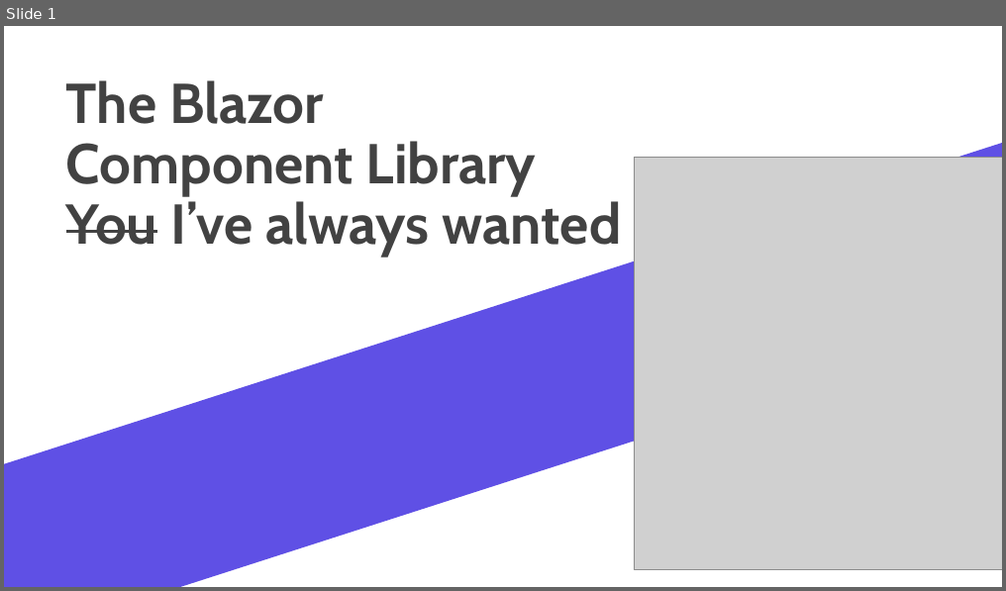
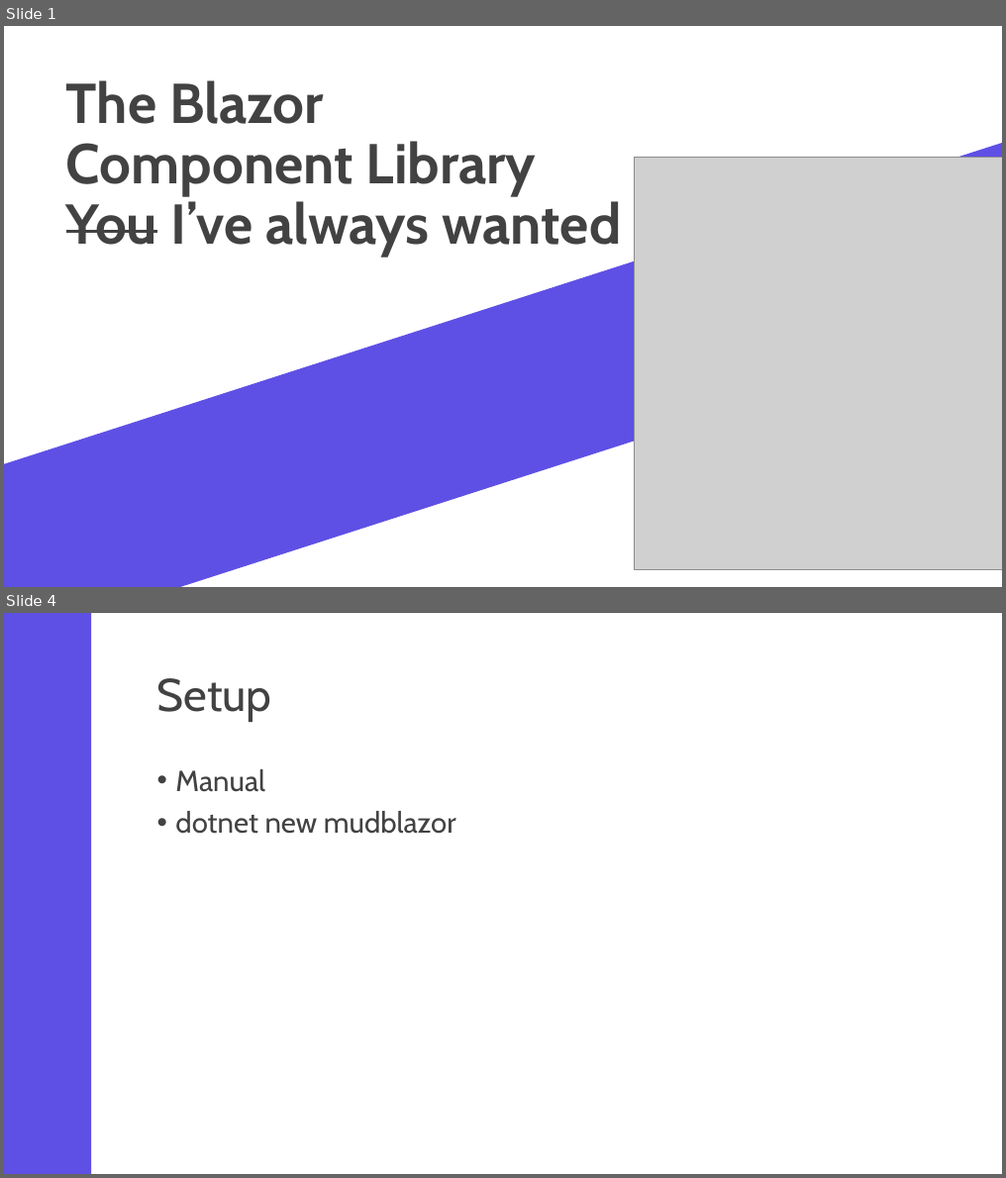
Before and after one commit to Rene-Sackers/presentation-mudblazor, a slide deck: powerpoint/MudBlazor presentation.pptx. Shown one above the other, each under a label of ours: slide 1 before the commit, slides 1 and 4 after it; the slides between them are not shown. The pictures are 1006x591 and 1006x1178 pixels, drawn with LibreOffice and Linux fonts; fonts in the diff are those of the drawing; grey boxes stand for pictures. Boxes give left, top, right and bottom in pixels: in the first picture for what was removed or moved away, otherwise in the second. Text is boxed around its words. In the diff, an @@ line names an element or a change of style, - is before the commit and + after.

```diff
--- a/powerpoint/MudBlazor presentation.pptx
+++ b/powerpoint/MudBlazor presentation.pptx
@@ slide 4 added at box(4, 613, 1002, 1174), background #FFFFFF @@
@@ rectangle added at box(4, 613, 91, 1174), fill #5F50E5 @@
@@ title added at box(157, 678, 272, 722), 44 pt, text #424242 @@
+Setup
@@ text added at box(175, 769, 456, 834), 28 pt, text #424242 @@
+• Manual
+• dotnet new mudblazor
```
Also in this commit, not shown: 1 slide changed, 1 other slide added.
